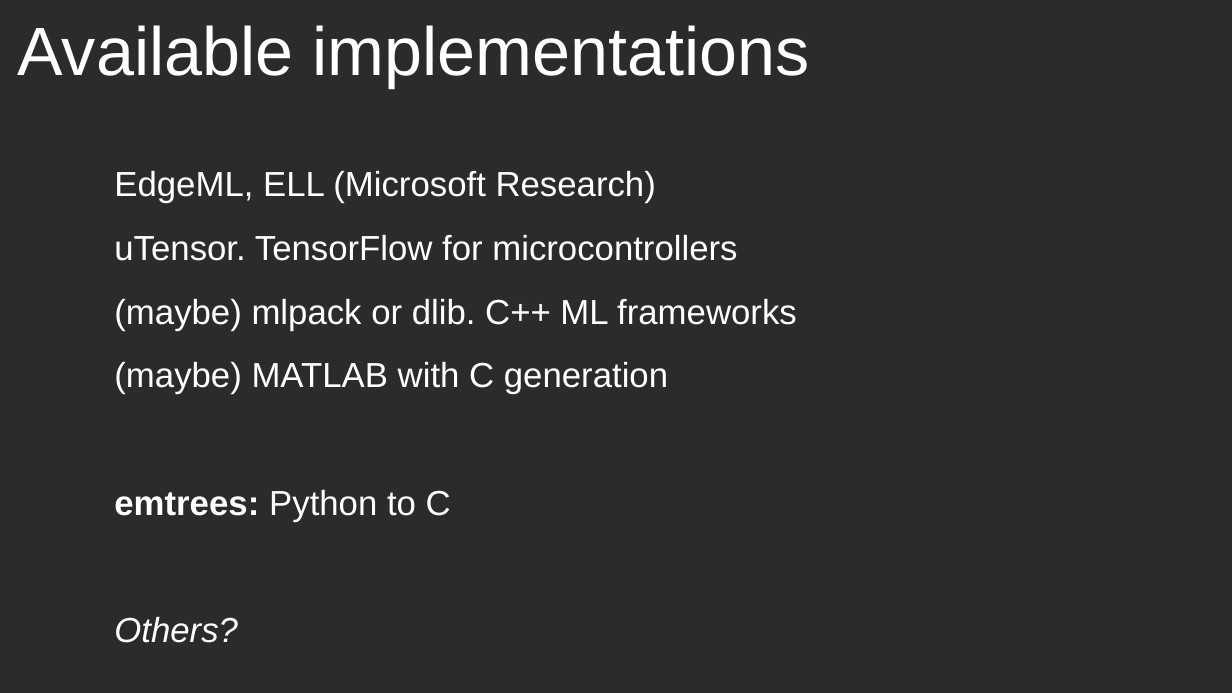
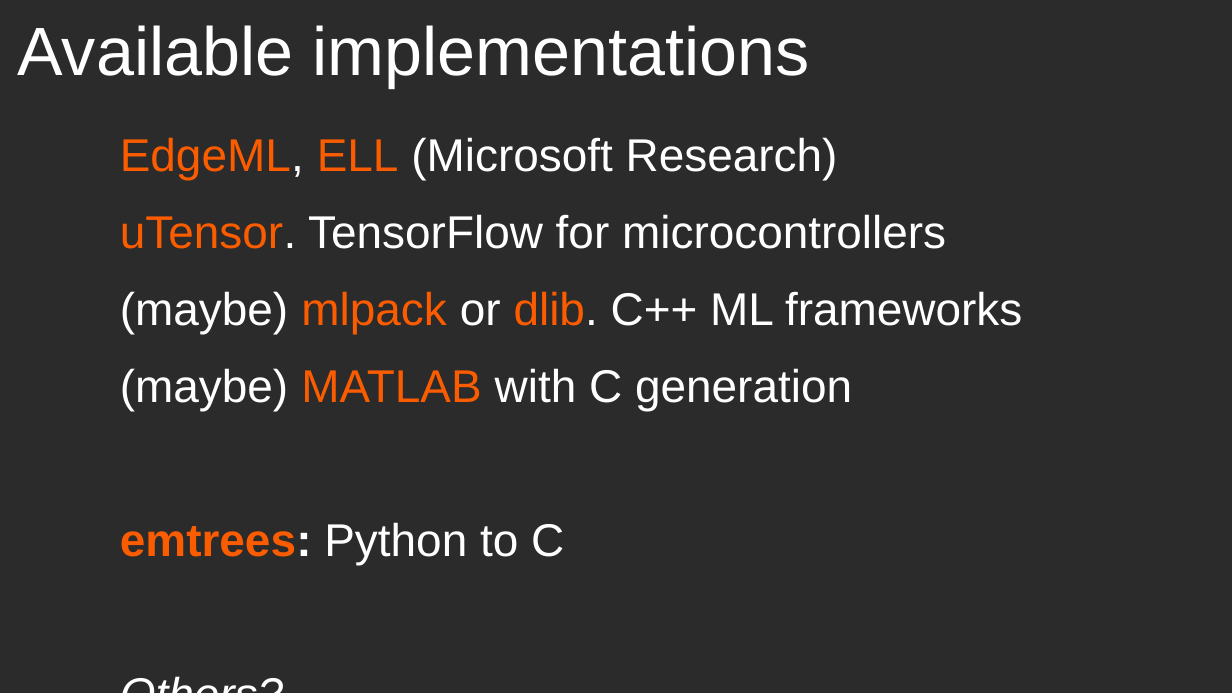
Before and after one commit to jonnor/embeddedml, a slide deck: slide 15 of doc/euroscipy2018/slides.odp. Drawn at 1232x693 pixels with LibreOffice and Linux fonts; fonts in the diff are those of the drawing; background and template pictures are left out; a plain dark background stands for a picture behind light text. Boxes give left, top, right and bottom in pixels: in the first picture for what was removed or moved away, otherwise in the second. Text is boxed around its words. In the diff, an @@ line names an element or a change of style, - is before the commit and + after.

```diff
--- a/doc/euroscipy2018/slides.odp
+++ b/doc/euroscipy2018/slides.odp
@@ text "EdgeML, ELL (Microsoft Research)": place and size @@
-text "EdgeML, ELL (Microsoft Research)" at (114,171,797,522)
+text "EdgeML, ELL (Microsoft Research)" at (120,137,1022,565)
@@ text "EdgeML, ELL (Microsoft Research)" at (120,137,1022,565): size 22.4 to 29.6 pt; text colour #FFFFFF to #FC5C00 in "EdgeML, ELL", "uTensor.", "mlpack dlib.", "MATLAB" and 1 more places @@
```
Also in this commit, not shown: 12 other slides changed, 1 slide added, 1 slide removed, 3 other files.
